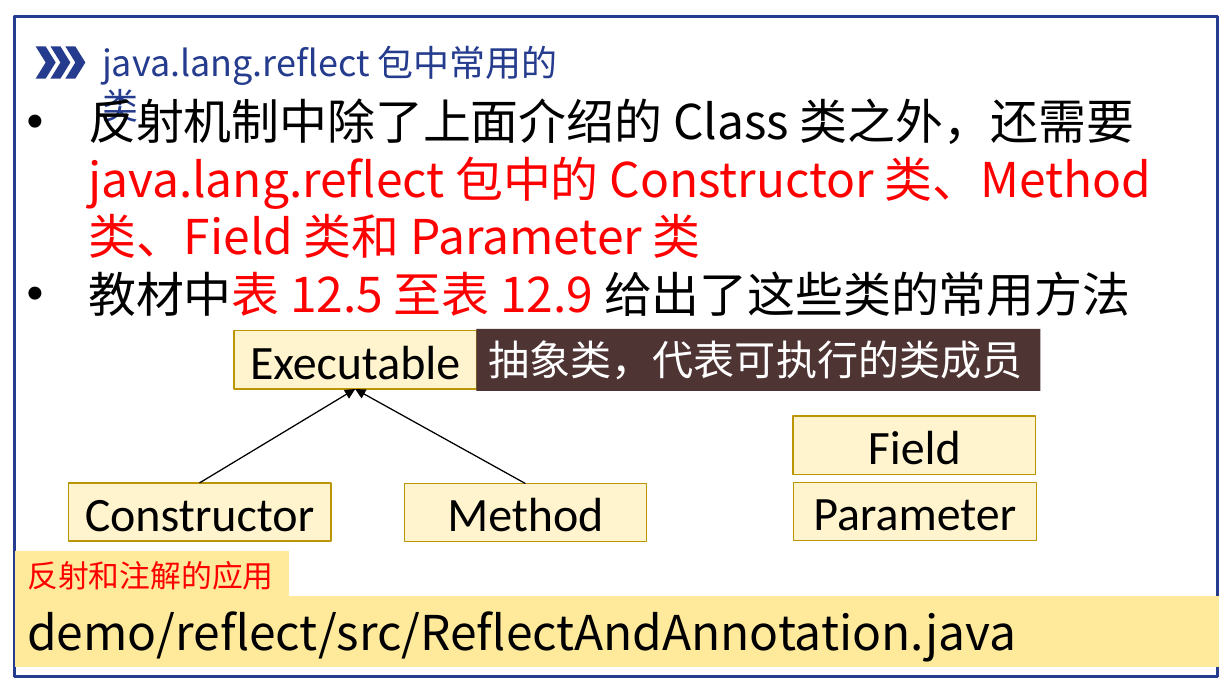
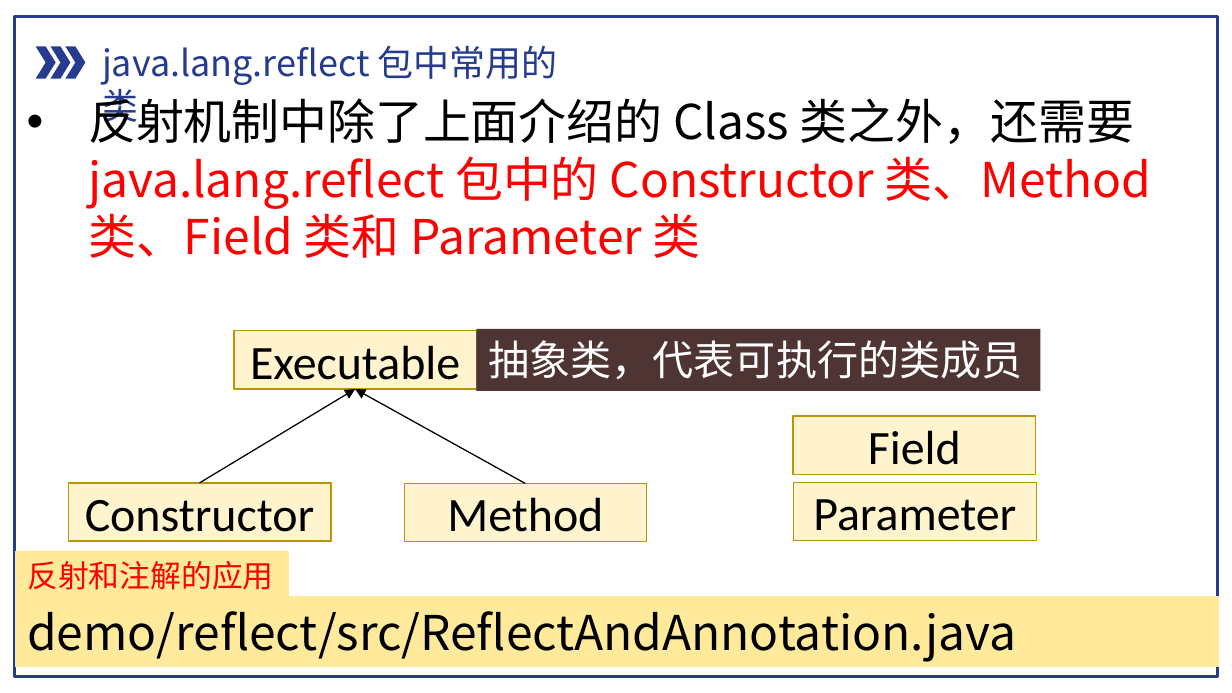
Before and after one commit to pdcxs/java-class-material, a slide deck: slide 15 of slides/08-Java面向对象编程-注解-反射-内部类-匿名内部类与Lambda表达式.pptx. Drawn at 1232x693 pixels with LibreOffice and Linux fonts; fonts in the diff are those of the drawing. Boxes give left, top, right and bottom in pixels: in the first picture for what was removed or moved away, otherwise in the second. Text is boxed around its words. In the diff, an @@ line names an element or a change of style, - is before the commit and + after.

```diff
--- a/slides/08-Java面向对象编程-注解-反射-内部类-匿名内部类与Lambda表达式.pptx
+++ b/slides/08-Java面向对象编程-注解-反射-内部类-匿名内部类与Lambda表达式.pptx
@@ text at [88, 271, 1130, 316]: paragraph removed @@
-• 教材中表 12.5 至表 12.9 给出了这些类的常用方法
```
Also in this commit, not shown: 4 other slides changed.
